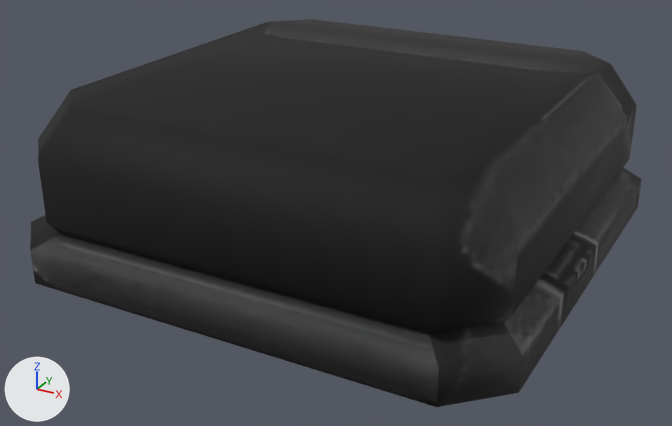
One commit to the glTF model public/assets/models/FoodTray.glb: the scene before it, then after it.
Camera for both pictures: a camera (50 mm lens) standing at (0.178, -0.338, 0.175) and looking at (-0.002, -0.011, 0.011). The lights are fixed; the arrows at lower left show +X, +Y and +Z. The first picture is the older version.
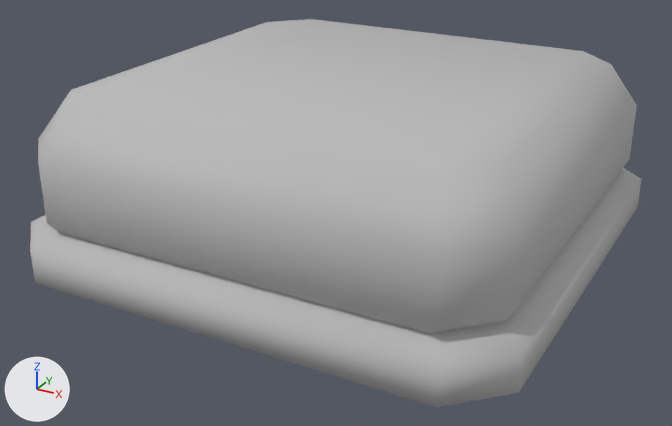
Where the change shows, as pixel boxes [x1, y1, x2, y2] in the pictures (672 x 426 px):
'Mesh_0', surface changed (black to grey): [30, 19, 642, 407] in both

Patch to the scene script:
```diff
--- a/public/assets/models/FoodTray.glb.py
+++ b/public/assets/models/FoodTray.glb.py
@@ mat_foodtray @@
 mat_foodtray = principled_material('foodtray')
-mat_foodtray.texture = img_image_0
+mat_foodtray.base_color = (0.5, 0.5, 0.5)  # grey #bcbcbc
 mat_foodtray.roughness = 0.8
```
